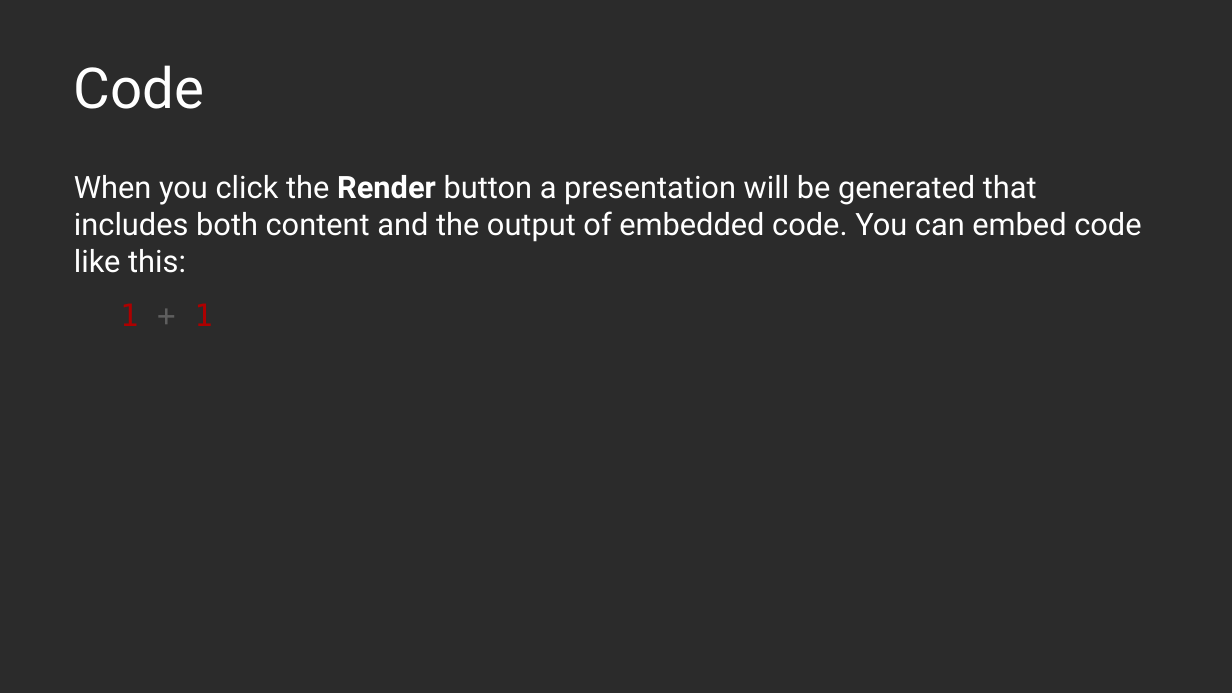
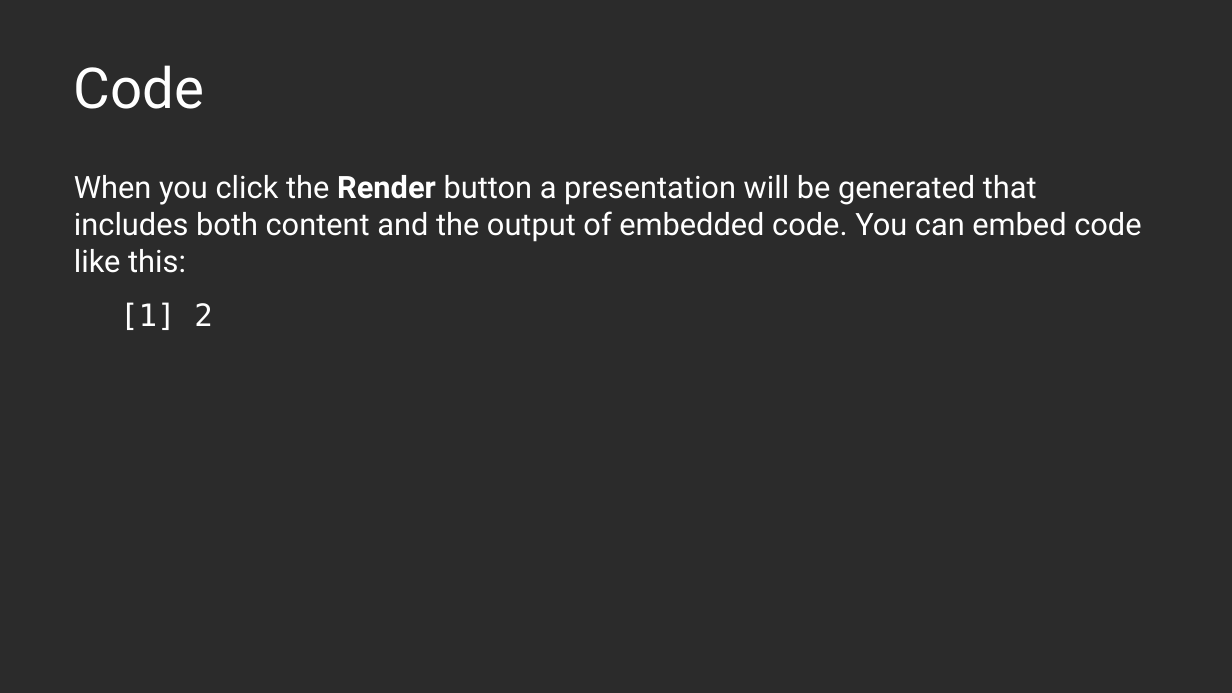
Before and after one commit to Marwolaeth/OTUS_R4DA, a slide deck: slide 23 of 01-Quarto/slides_draft.pptx (slide 18 before the commit). Drawn at 1232x693 pixels with LibreOffice and Linux fonts; fonts in the diff are those of the drawing; background and template pictures are left out; a plain dark background stands for a picture behind light text. Boxes give left, top, right and bottom in pixels: in the first picture for what was removed or moved away, otherwise in the second. Text is boxed around its words. In the diff, an @@ line names an element or a change of style, - is before the commit and + after.

Commit message:
Some more slides

```diff
--- a/01-Quarto/slides_draft.pptx
+++ b/01-Quarto/slides_draft.pptx
@@ text at [120, 302, 213, 330]: text changed; text colour #AD0000 to #FFFFFF @@
-1 + 1
+[1] 2
```
Also in this commit, not shown: 6 slides added, 1 slide removed, 2 other files.
